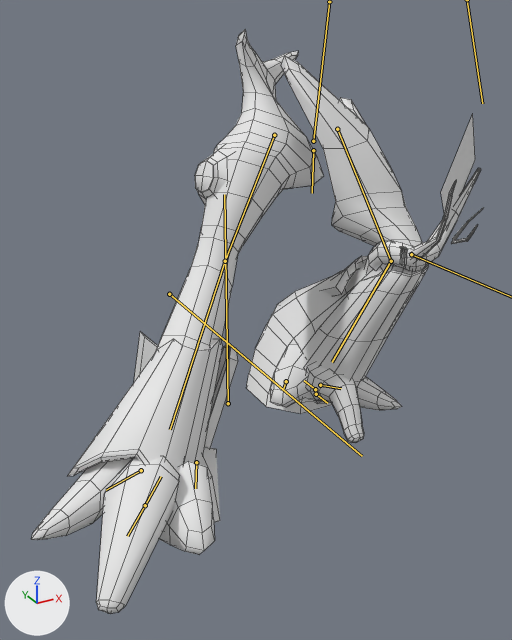
The FBX model Assets/3d_assets/entLegs.fbx, before and after one commit.
Before and after are seen from a camera (50 mm lens) standing at (-0.68, -1.379, 0.9) and looking at (-0.062, -0.256, 0.338). Every picture has the same lights, and +X, +Y and +Z are marked at lower left. Both versions are drawn at frame 5 of the action 'Armature|footIntoWater'; the numbers are the values there. The bones that bend it are drawn over the model as lines. Mesh edges are drawn as thin lines.

Objects in the first picture: 'entLegs'.
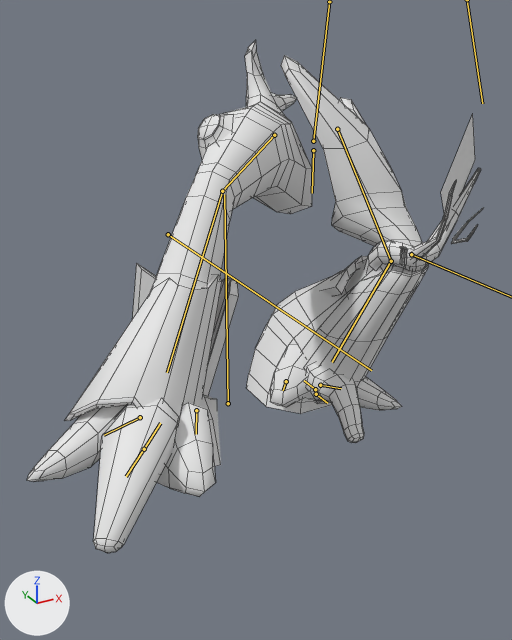
Where the change shows, as pixel boxes [x1, y1, x2, y2] in the pictures (512 x 640 px):
'entLegs', posed (12% shorter)
    before: [31, 30, 483, 614]
    after: [27, 40, 483, 553]
bone 'Bn_leg1_R', root to tip
    before: (274, 135) to (225, 261)
    after: (274, 135) to (222, 191)
bone 'Bn_leg2_R', root to tip
    before: (225, 261) to (170, 429)
    after: (222, 191) to (167, 372)
bone 'Bn_leg_IK_r', root to tip
    before: (145, 505) to (161, 476)
    after: (144, 449) to (160, 423)

Diff of the bpy script that builds the scene:
```diff
--- a/Assets/3d_assets/entLegs.fbx.py
+++ b/Assets/3d_assets/entLegs.fbx.py
@@ bone_bn_leg1_r @@
 bone_bn_leg1_r = bpy.data.objects['Armature'].pose.bones['Bn_leg1_R']  # child of 'Bn_pelvis'
-bone_bn_leg1_r.rotation_quaternion = (0.966, 0.096, 0.116, -0.21)  # degrees (8, 15, -23)
-bone_bn_leg1_r.scale = (1.02, 1.02, 1.02)
+bone_bn_leg1_r.rotation_quaternion = (0.895, 0.278, 0.068, -0.342)  # degrees (28, 18, -37)
+bone_bn_leg1_r.scale = (1.0, 1.0, 1.0)
@@ bone_bn_leg2_r @@
 bone_bn_leg2_r = bpy.data.objects['Armature'].pose.bones['Bn_leg2_R']  # child of 'Bn_leg1_R'
-bone_bn_leg2_r.rotation_quaternion = (0.969, 0.225, 0.0, -0.101)  # degrees (26, 3, -11)
+bone_bn_leg2_r.rotation_quaternion = (0.997, -0.07, 0.0, 0.031)  # degrees (-8, 0, 4)
@@ bone_bn_leg_ik_r @@
 bone_bn_leg_ik_r = bpy.data.objects['Armature'].pose.bones['Bn_leg_IK_r']  # child of 'Bn_root'
-bone_bn_leg_ik_r.location = (-0.198, -0.386, 0.126)
+bone_bn_leg_ik_r.location = (-0.188, -0.374, 0.244)
```
